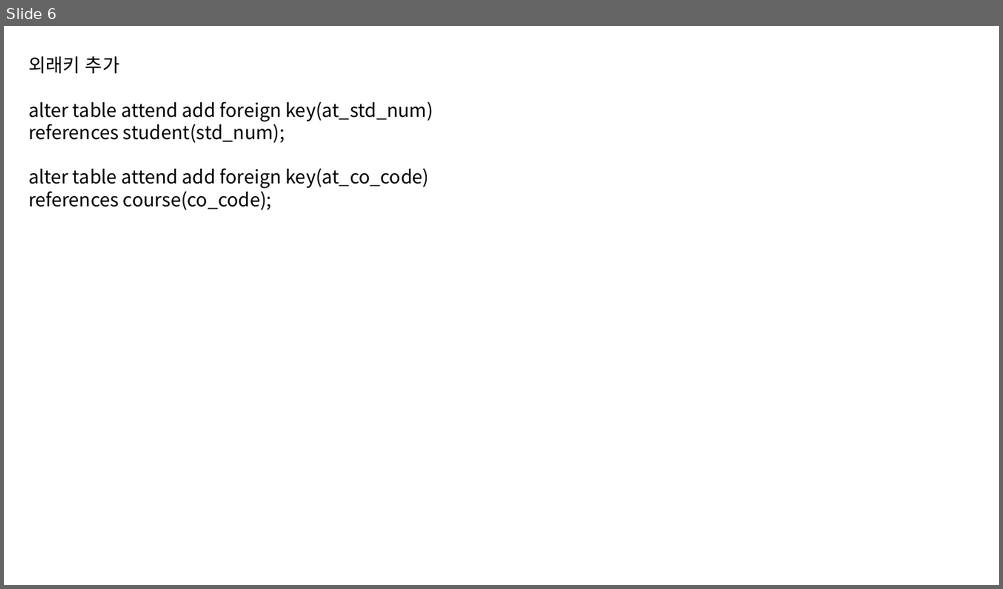
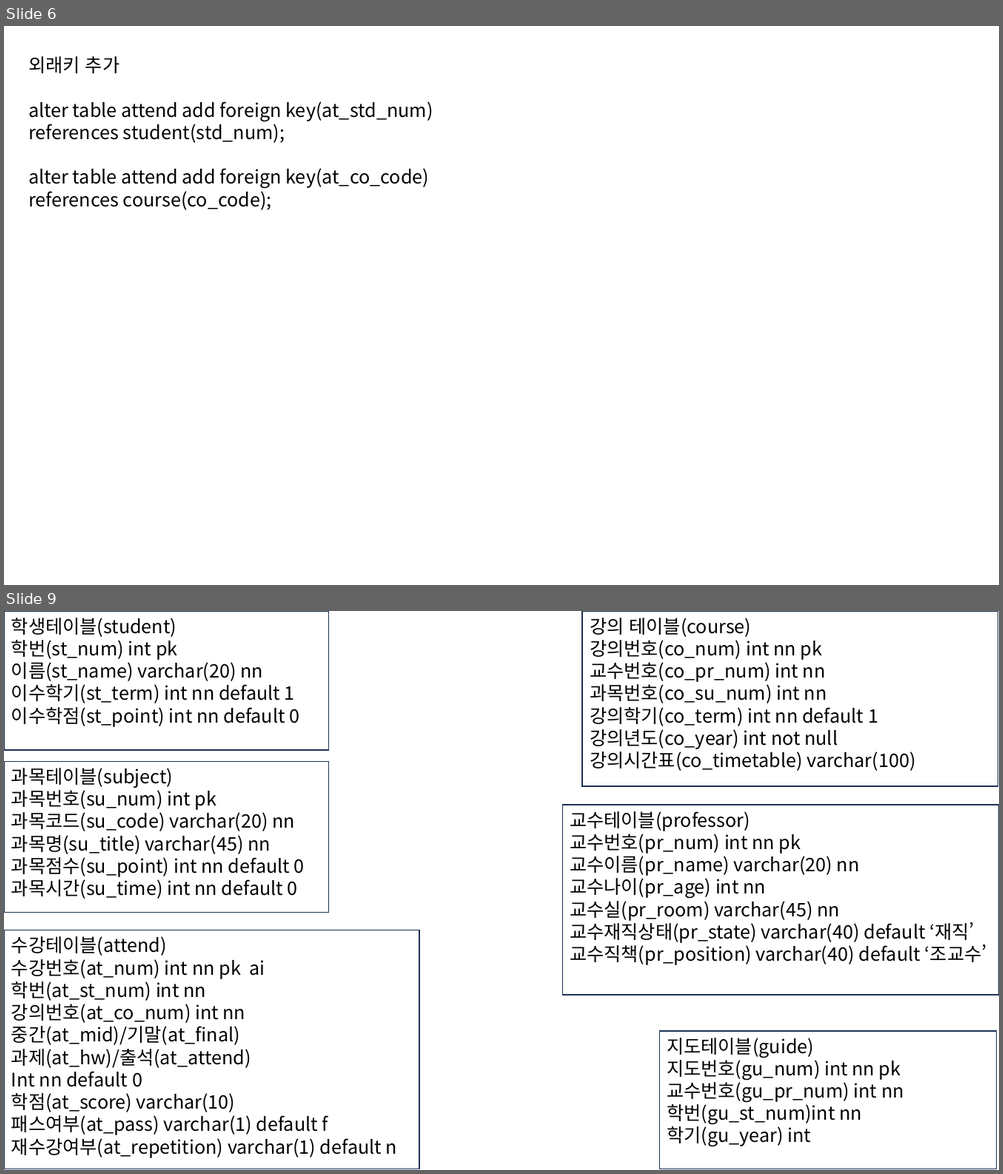
Before and after one commit to csk3830/mysql, a slide deck: ERD.pptx. Shown one above the other, each under a label of ours: slide 6 before the commit, slides 6 and 9 after it; the slides between them are not shown. The pictures are 1003x589 and 1003x1174 pixels, drawn with LibreOffice and Linux fonts; fonts in the diff are those of the drawing. Boxes give left, top, right and bottom in pixels: in the first picture for what was removed or moved away, otherwise in the second. Text is boxed around its words. In the diff, an @@ line names an element or a change of style, - is before the commit and + after.

```diff
--- a/ERD.pptx
+++ b/ERD.pptx
@@ slide 9 added at (4,611,999,1170), background #FFFFFF @@
@@ rectangle added at (4,611,329,751), outline #1E3256 1 pt, 18 pt, text #000000 @@
+학생테이블(student)
+학번(st_num) int pk
+이름(st_name) varchar(20) nn
+이수학기(st_term) int nn default 1
+이수학점(st_point) int nn default 0
@@ rectangle added at (582,611,998,786), outline #1E3256 1 pt, 18 pt, text #000000 @@
+강의 테이블(course)
+강의번호(co_num) int nn pk
+교수번호(co_pr_num) int nn
+과목번호(co_su_num) int nn
+강의학기(co_term) int nn default 1
+강의년도(co_year) int not null
+강의시간표(co_timetable) varchar(100)
@@ rectangle added at (4,762,329,912), outline #1E3256 1 pt, 18 pt, text #000000 @@
+과목테이블(subject)
+과목번호(su_num) int pk
+과목코드(su_code) varchar(20) nn
+과목명(su_title) varchar(45) nn
+과목점수(su_point) int nn default 0
+과목시간(su_time) int nn default 0
@@ rectangle added at (562,805,999,995), fill #FFFFFF, outline #1E3256 1 pt, 18 pt, text #000000 @@
+교수테이블(professor)
+교수번호(pr_num) int nn pk
+교수이름(pr_name) varchar(20) nn
+교수나이(pr_age) int nn
+교수실(pr_room) varchar(45) nn
+교수재직상태(pr_state) varchar(40) default ‘재직’
+교수직책(pr_position) varchar(40) default ‘조교수’
@@ rectangle added at (4,931,420,1169), outline #1E3256 1 pt, 18 pt, text #000000 @@
+수강테이블(attend)
+수강번호(at_num) int nn pk ai
+학번(at_st_num) int nn
+강의번호(at_co_num) int nn
+중간(at_mid)/기말(at_final)
+과제(at_hw)/출석(at_attend)
+Int nn default 0
+학점(at_score) varchar(10)
+패스여부(at_pass) varchar(1) default f
+재수강여부(at_repetition) varchar(1) default n
@@ rectangle added at (659,1031,996,1169), outline #1E3256 1 pt, 18 pt, text #000000 @@
+지도테이블(guide)
+지도번호(gu_num) int nn pk
+교수번호(gu_pr_num) int nn
+학번(gu_st_num)int nn
+학기(gu_year) int
```
Also in this commit, not shown: 2 other slides added, 2 other files.
